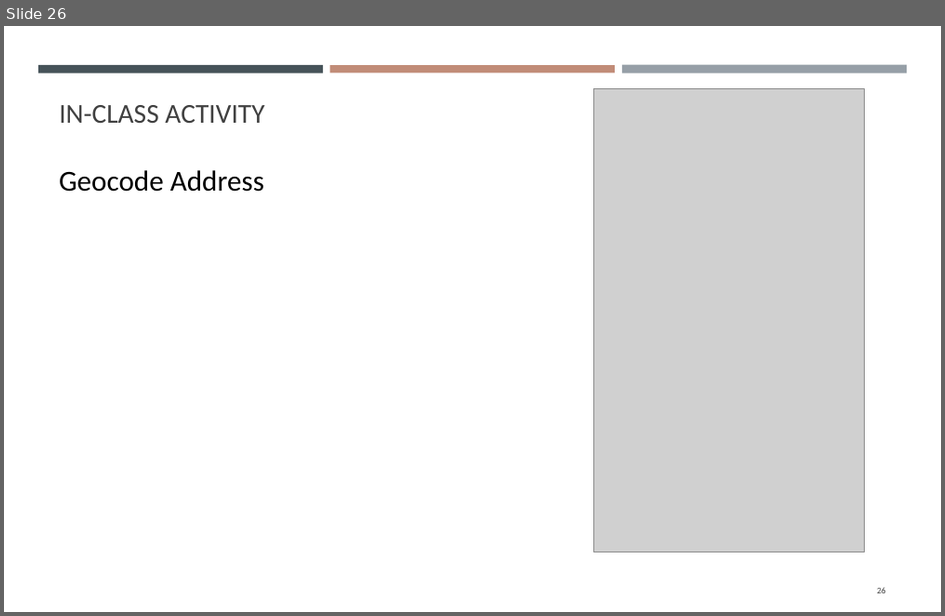
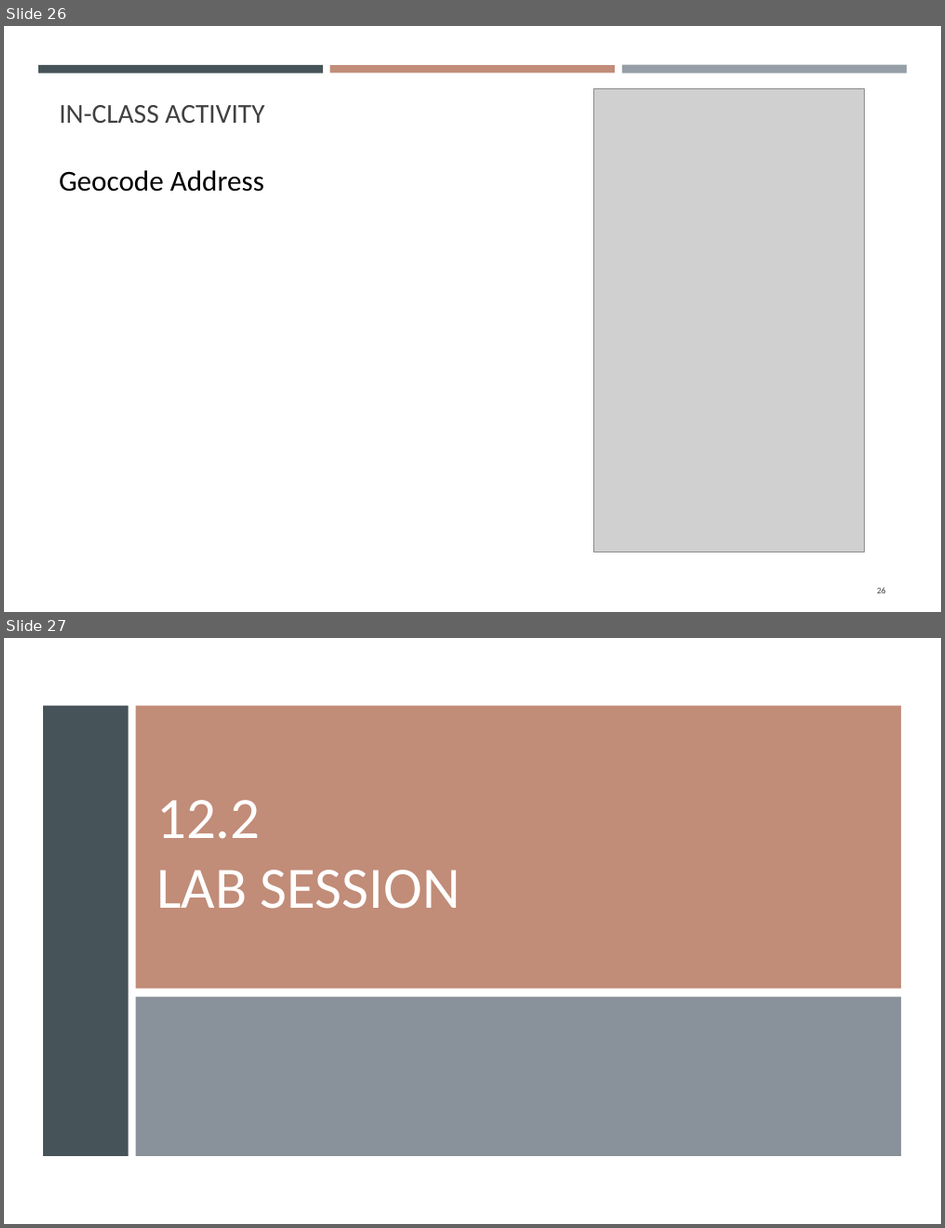
Before and after one commit to gisynw/GIS_I, a slide deck: docs/Lectures/Week12/Lecture12_GEOG2475_Geocoding.pptx. Shown one above the other, each under a label of ours: slide 26 before the commit, slides 26 and 27 after it. The pictures are 945x616 and 945x1228 pixels, drawn with LibreOffice and Linux fonts; fonts in the diff are those of the drawing; grey boxes stand for pictures. Boxes give left, top, right and bottom in pixels: in the first picture for what was removed or moved away, otherwise in the second. Text is boxed around its words. In the diff, an @@ line names an element or a change of style, - is before the commit and + after.

```diff
--- a/docs/Lectures/Week12/Lecture12_GEOG2475_Geocoding.pptx
+++ b/docs/Lectures/Week12/Lecture12_GEOG2475_Geocoding.pptx
@@ slide 27 added at <box>4,638,941,1224</box>, background #FFFFFF @@
@@ rectangle added at <box>4,667,941,1194</box>, fill #FFFFFF @@
@@ rectangle added at <box>44,706,129,1157</box>, fill #465359 @@
@@ rectangle added at <box>135,706,901,989</box>, fill #C18C78 @@
@@ title added at <box>157,800,461,909</box>, 40.5 pt, text #FFFFFF @@
+12.2
+LAB SESSION
@@ rectangle added at <box>135,996,901,1156</box>, fill #6C7781 at 80% opacity @@
```
Also in this commit, not shown: 2 slides changed, 1 other slide added, 1 slide removed.
